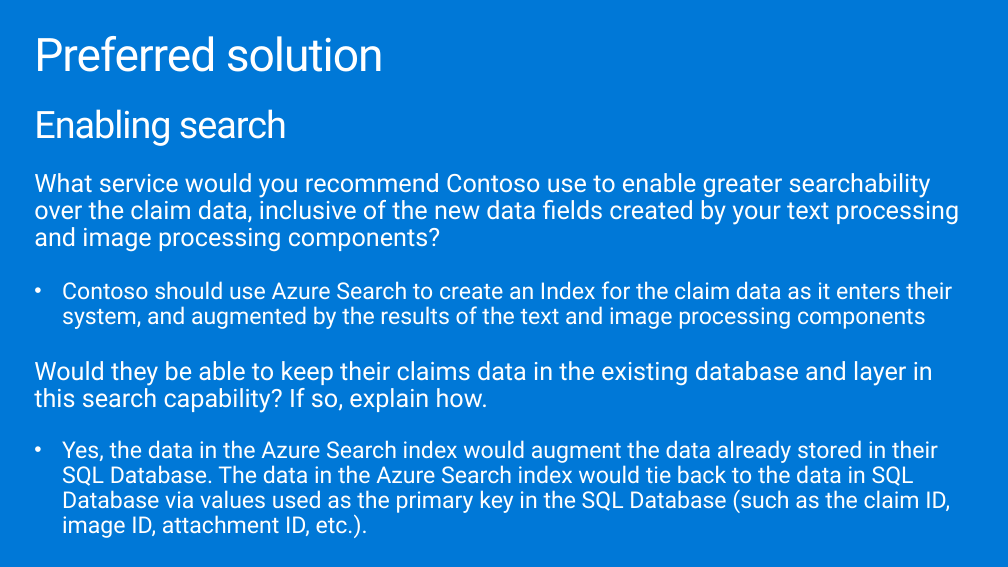
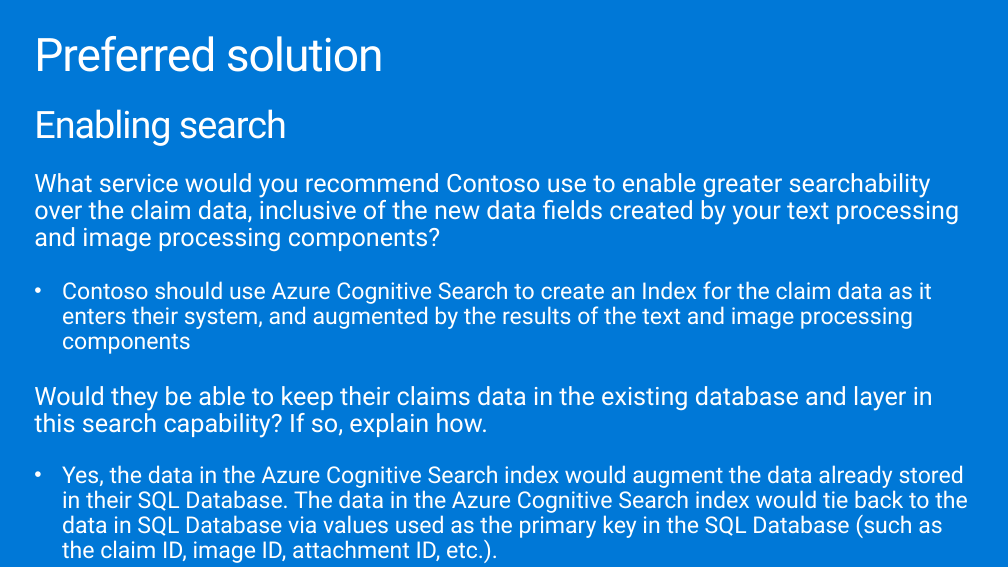
Before and after one commit to microsoft/MCW-Analyzing-text-with-Azure-Machine-Learning-and-Cognitive-Services, a slide deck: slide 30 of Whiteboard design session/WDS trainer presentation - Cognitive Services and deep learning.pptx. Drawn at 1008x567 pixels with LibreOffice and Linux fonts; fonts in the diff are those of the drawing. Boxes give left, top, right and bottom in pixels: in the first picture for what was removed or moved away, otherwise in the second. Text is boxed around its words. In the diff, an @@ line names an element or a change of style, - is before the commit and + after.

```diff
--- a/Whiteboard design session/WDS trainer presentation - Cognitive Services and deep learning.pptx
+++ b/Whiteboard design session/WDS trainer presentation - Cognitive Services and deep learning.pptx
@@ text at (x1=62, y1=281, x2=932, y2=354): text changed @@
-• Contoso should use Azure Search to create an Index for the claim data as it enters their system, and augmented by the results of the text and image processing components
+• Contoso should use Azure Cognitive Search to create an Index for the claim data as it enters their system, and augmented by the results of the text and image processing components
@@ text at (x1=62, y1=465, x2=967, y2=563): text changed @@
-• Yes, the data in the Azure Search index would augment the data already stored in their SQL Database. The data in the Azure Search index would tie back to the data in SQL Database via values used as the primary key in the SQL Database (such as the claim ID, image ID, attachment ID, etc.).
+• Yes, the data in the Azure Cognitive Search index would augment the data already stored in their SQL Database. The data in the Azure Cognitive Search index would tie back to the data in SQL Database via values used as the primary key in the SQL Database (such as the claim ID, image ID, attachment ID, etc.).
```
Also in this commit, not shown: 14 other slides changed, 2 other files.
